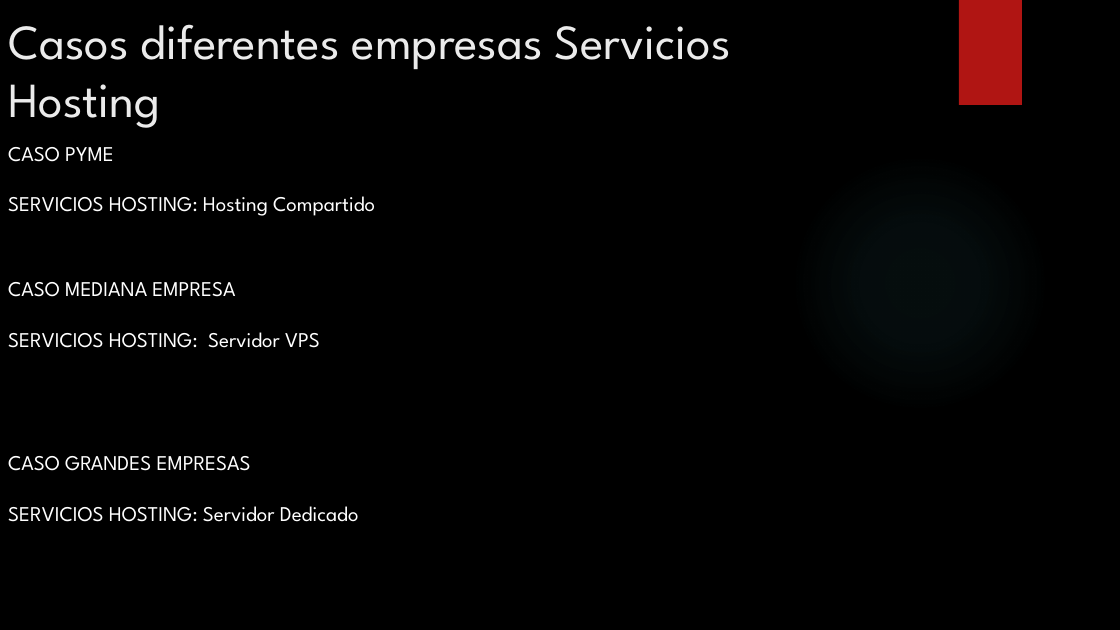
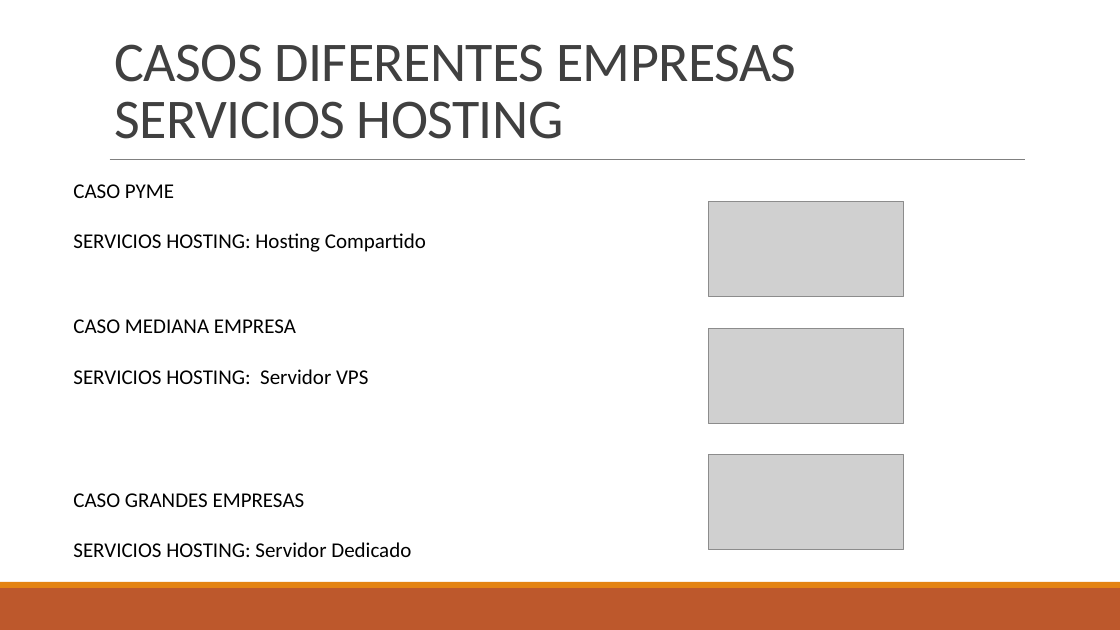
Before and after one commit to Jefer698/Solemne-3-Optativo, a slide deck: slide 8 of OPTATIVO DE ESPECIALIDAD presentacion s3.pptx. Drawn at 1120x630 pixels with LibreOffice and Linux fonts; fonts in the diff are those of the drawing; grey boxes stand for pictures; background and template pictures are left out. Boxes give left, top, right and bottom in pixels: in the first picture for what was removed or moved away, otherwise in the second. Text is boxed around its words. In the diff, an @@ line names an element or a change of style, - is before the commit and + after.

```diff
--- a/OPTATIVO DE ESPECIALIDAD presentacion s3.pptx
+++ b/OPTATIVO DE ESPECIALIDAD presentacion s3.pptx
@@ background picture (left out) to #FFFFFF @@
@@ title "CASOS DIFERENTES EMPRESAS SERVICIOS HOSTING" at (x1=115, y1=44, x2=797, y2=139): vertical alignment top to bottom @@
@@ rectangle removed at (x1=959, y1=0, x2=1022, y2=105) @@
@@ title at (x1=115, y1=44, x2=797, y2=139): text changed; size 42 to 48 pt; font League Spartan to Calibri; text colour #EBEBEB to #404040 @@
-Casos diferentes empresas Servicios Hosting
+CASOS DIFERENTES EMPRESAS SERVICIOS HOSTING
@@ line added from (110, 160) to (1026, 160), #808080 0.5 pt @@
@@ ellipse removed at (x1=791, y1=154, x2=1049, y2=413) @@
@@ picture added at (x1=708, y1=202, x2=904, y2=297) @@
@@ picture added at (x1=708, y1=329, x2=904, y2=423) @@
@@ picture added at (x1=708, y1=455, x2=904, y2=549) @@
@@ 3 texts moved together from (x1=8, y1=147, x2=375, y2=522) to (x1=73, y1=184, x2=426, y2=557) @@
@@ font League Spartan to Calibri, text colour #FFFFFF to #000000 in 3 elements at (x1=73, y1=319, x2=368, y2=384), (x1=73, y1=184, x2=426, y2=252), (x1=73, y1=493, x2=411, y2=557) @@
@@ rectangle added at (x1=0, y1=588, x2=1120, y2=630), fill #BD582C @@
@@ rectangle added at (x1=0, y1=582, x2=1120, y2=588), fill #E48312 @@
```
Also in this commit, not shown: 9 other slides changed, 1 slide added, 1 slide removed, 2 other files.
